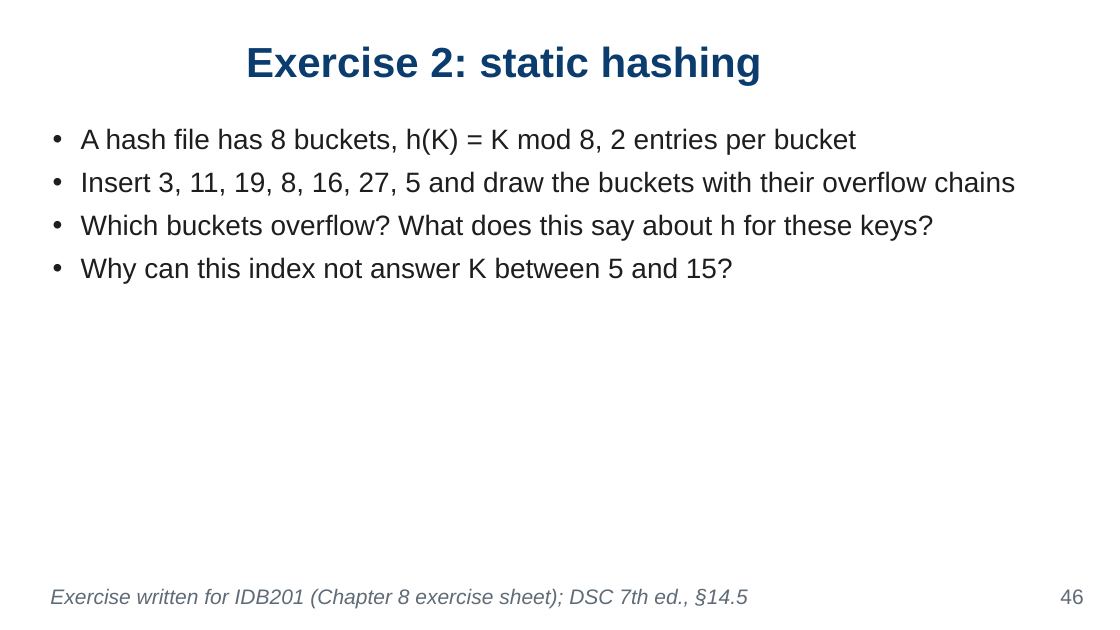
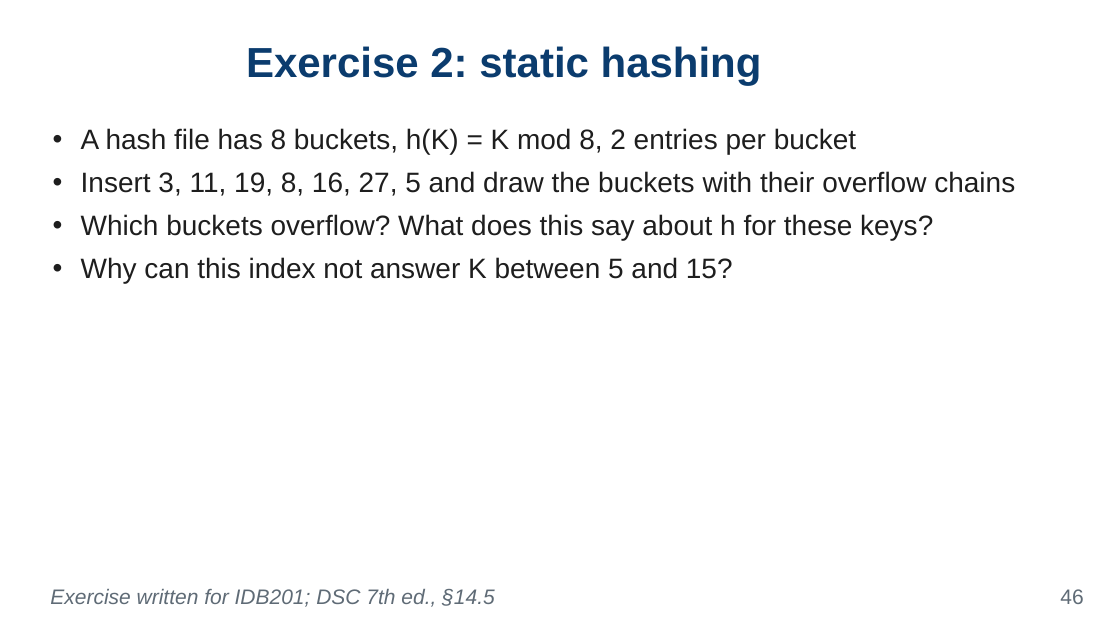
Before and after one commit to VanTTN2/IDB202, a slide deck: slide 46 of IDB201_ket-qua-sua_lan1_1/6_slides/Chapter_8.pptx. Drawn at 1120x630 pixels with LibreOffice and Linux fonts; fonts in the diff are those of the drawing; background and template pictures are left out. Boxes give left, top, right and bottom in pixels: in the first picture for what was removed or moved away, otherwise in the second. Text is boxed around its words. In the diff, an @@ line names an element or a change of style, - is before the commit and + after.

```diff
--- a/IDB201_ket-qua-sua_lan1_1/6_slides/Chapter_8.pptx
+++ b/IDB201_ket-qua-sua_lan1_1/6_slides/Chapter_8.pptx
@@ text at <box>50,589,495,607</box>: text changed @@
-Exercise written for IDB201 (Chapter 8 exercise sheet); DSC 7th ed., §14.5
+Exercise written for IDB201; DSC 7th ed., §14.5
```
Also in this commit, not shown: 3 other slides changed, 46 other files.
